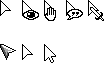
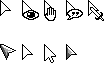
Comparing the layer stacks of the two 110×66 images. Changes:
painted on "Icons" over <box>66,44,77,60</box>
